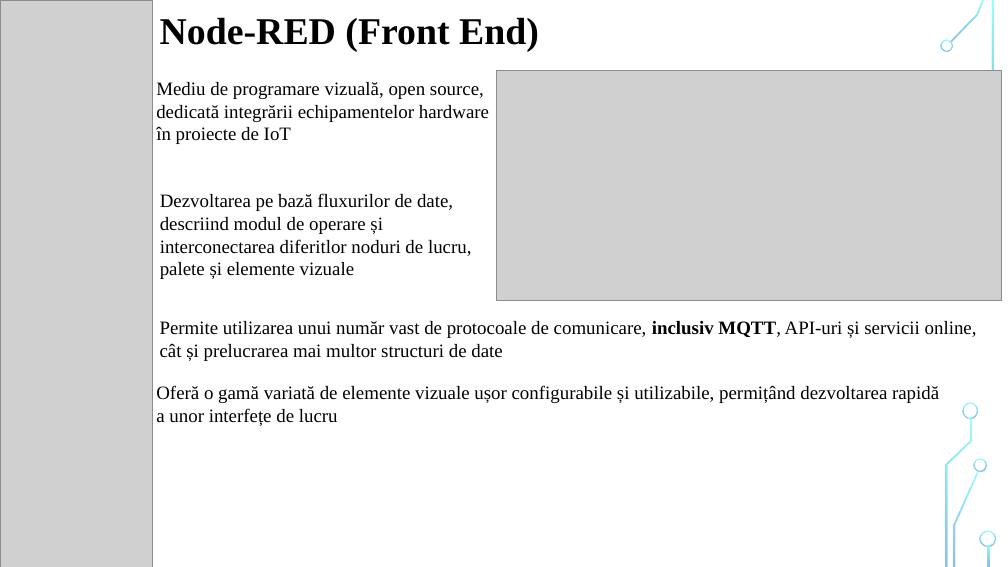
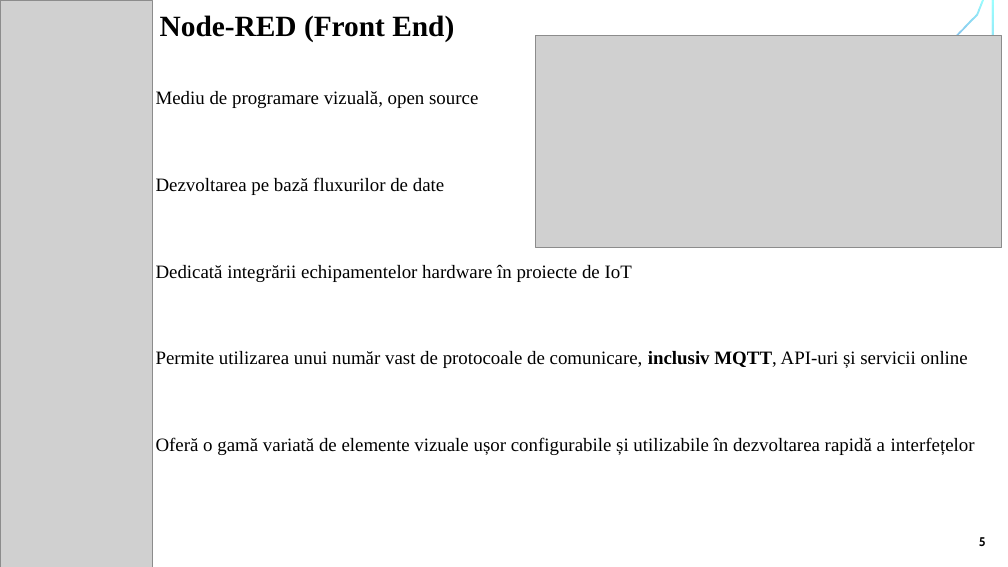
Before and after one commit to liviubrinza/alice, a slide deck: slide 6 of documentation/Prezentare.pptx. Drawn at 1008x567 pixels with LibreOffice and Linux fonts; fonts in the diff are those of the drawing; grey boxes stand for pictures; background and template pictures are left out. Boxes give left, top, right and bottom in pixels: in the first picture for what was removed or moved away, otherwise in the second. Text is boxed around its words. In the diff, an @@ line names an element or a change of style, - is before the commit and + after.

Commit message:
final commit

```diff
--- a/documentation/Prezentare.pptx
+++ b/documentation/Prezentare.pptx
@@ text "Node-RED (Front End)" at (160,15,454,42): size 36 to 28 pt @@
@@ picture: place and size @@
-picture at (497,70,1002,301)
+picture at (536,36,1002,248)
@@ text at (156,91,478,108): text changed @@
-Mediu de programare vizuală, open source, dedicată integrării echipamentelor hardware în proiecte de IoT
+Mediu de programare vizuală, open source
@@ text added at (156,177,444,195), 18 pt, text #000000 @@
+Dezvoltarea pe bază fluxurilor de date
@@ text at (156,265,632,282): text changed @@
-Dezvoltarea pe bază fluxurilor de date, descriind modul de operare și interconectarea diferitlor noduri de lucru, palete și elemente vizuale
+Dedicată integrării echipamentelor hardware în proiecte de IoT
@@ text at (156,351,968,368): text changed @@
-Permite utilizarea unui număr vast de protocoale de comunicare, inclusiv MQTT, API-uri și servicii online, cât și prelucrarea mai multor structuri de date
+Permite utilizarea unui număr vast de protocoale de comunicare, inclusiv MQTT, API-uri și servicii online
@@ rectangle added at (944,388,997,567), fill #FFFFFF @@
@@ rectangle added at (957,387,1008,566), fill #FFFFFF @@
@@ text at (156,437,975,455): text changed @@
-Oferă o gamă variată de elemente vizuale ușor configurabile și utilizabile, permițând dezvoltarea rapidă a unor interfețe de lucru
+Oferă o gamă variată de elemente vizuale ușor configurabile și utilizabile în dezvoltarea rapidă a interfețelor
@@ text added at (979,537,986,546), 12 pt, text #000000, bold @@
+5
@@ group removed at (940,39,996,547): 4 freeform shapes @@
```
Also in this commit, not shown: 13 other slides changed, 1 slide removed.
